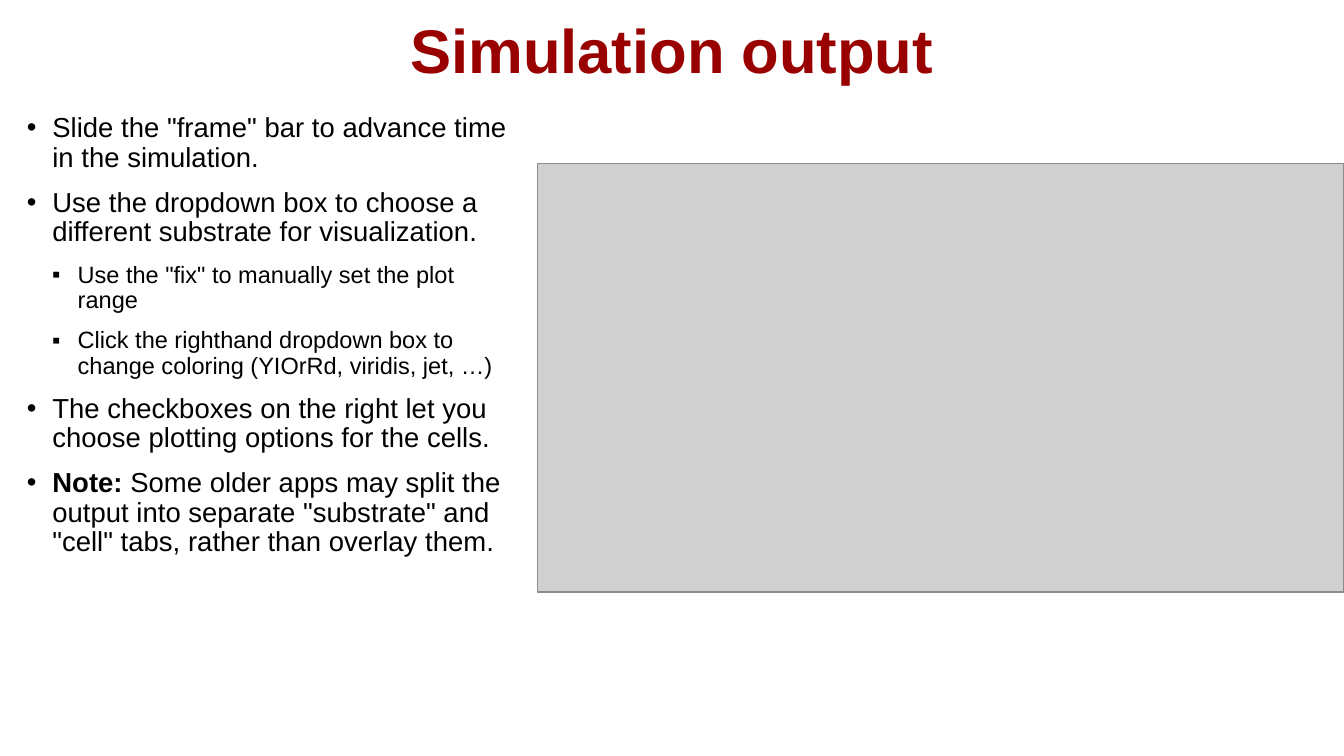
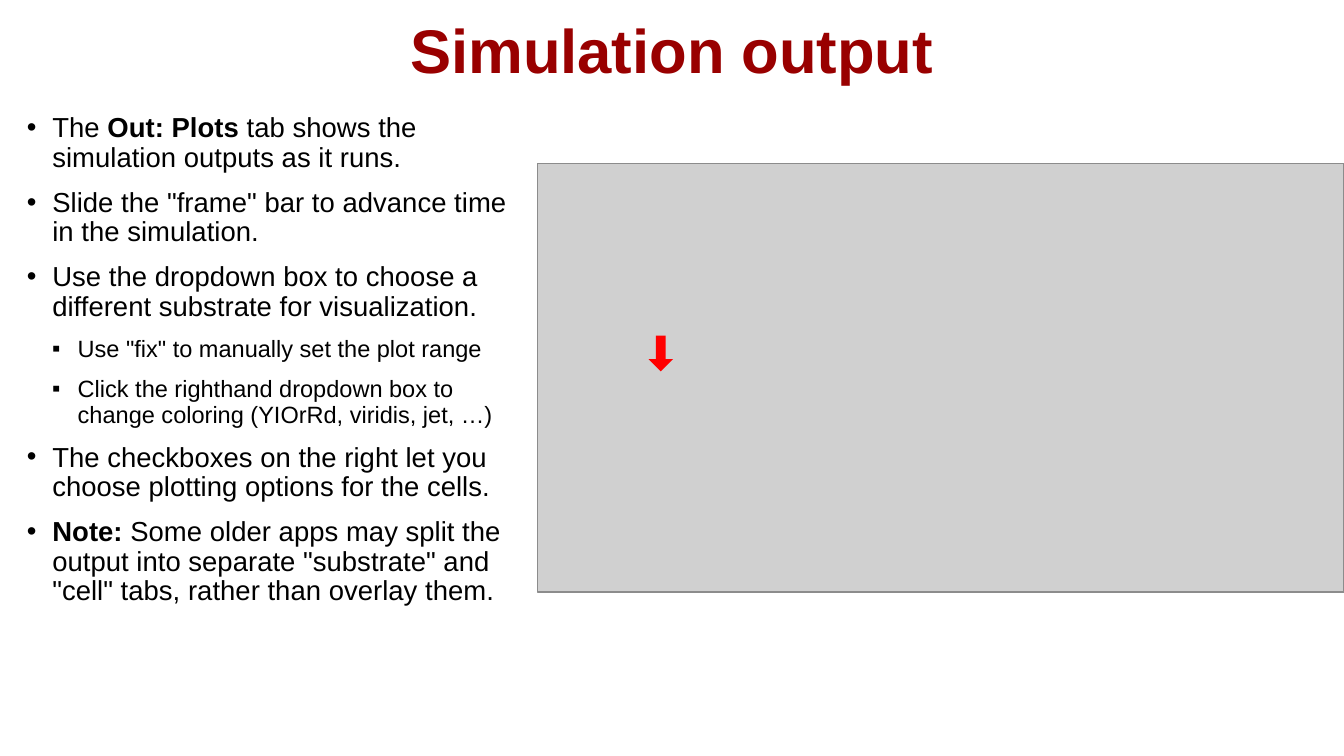
Before and after one commit to physicell-training/02-How-to-nanoHUB, a slide deck: slide 12 of pptx_source/02-How-to-nanoHUB.pptx. Drawn at 1344x756 pixels with LibreOffice and Linux fonts; fonts in the diff are those of the drawing; grey boxes stand for pictures; background and template pictures are left out. Boxes give left, top, right and bottom in pixels: in the first picture for what was removed or moved away, otherwise in the second. Text is boxed around its words. In the diff, an @@ line names an element or a change of style, - is before the commit and + after.

```diff
--- a/pptx_source/02-How-to-nanoHUB.pptx
+++ b/pptx_source/02-How-to-nanoHUB.pptx
@@ text at (52,117,416,173): paragraph added @@
+• The Out: Plots tab shows the simulation outputs as it runs.
@@ text at (78,340,481,362): text changed @@
-  ▪ Use the "fix" to manually set the plot range
+  ▪ Use "fix" to manually set the plot range
@@ down arrow added at (650,336,671,370), fill #FF0000, outline #FF0000 1 pt @@
```
Also in this commit, not shown: 6 other slides changed.
